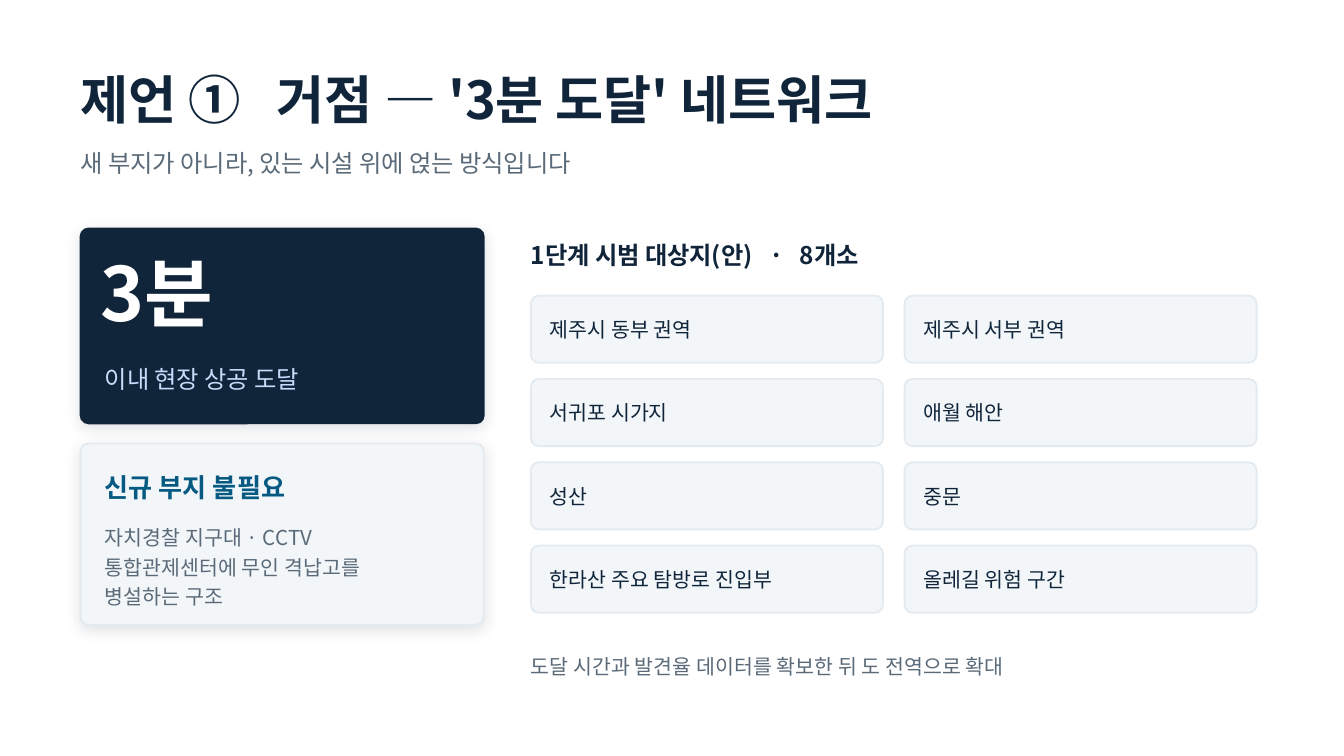
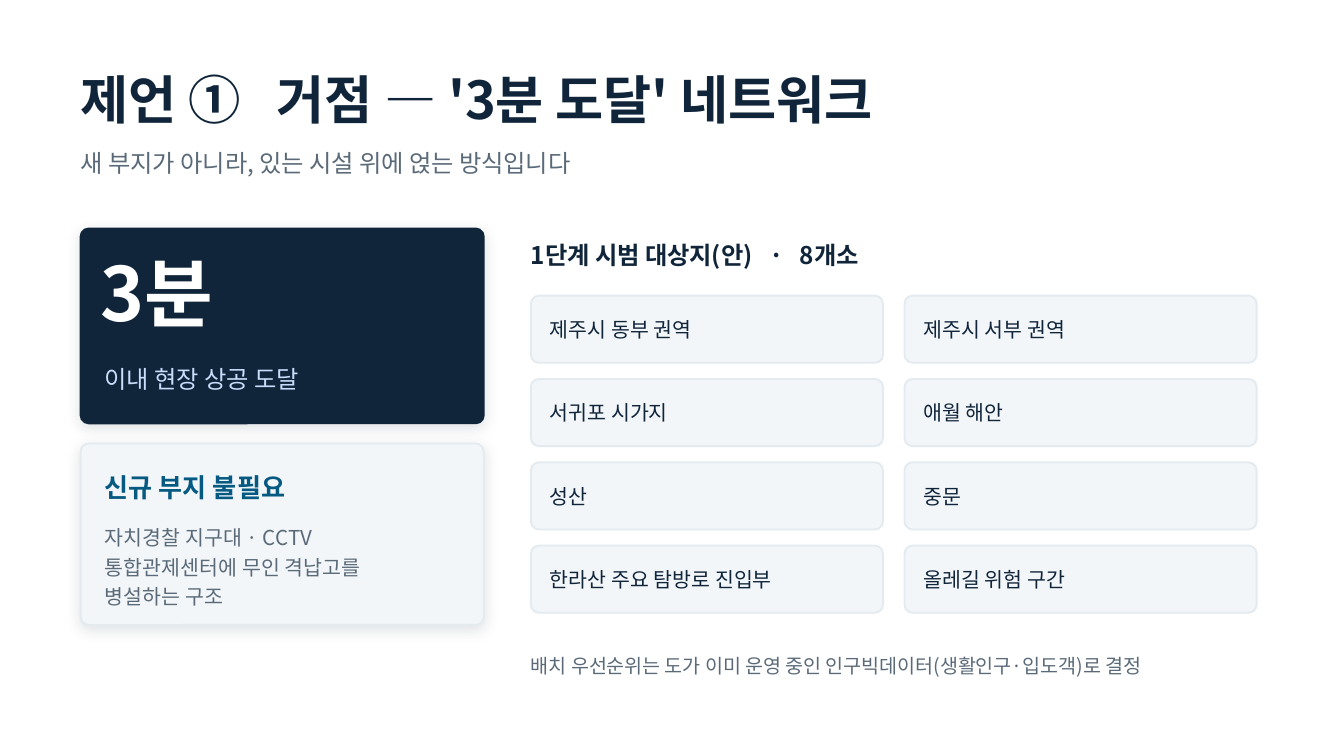
Before and after one commit to one497/Hank, a slide deck: slide 9 of docs/jeju-safety/제주드론치안_발제초안.pptx (slide 8 before the commit). Drawn at 1344x756 pixels with LibreOffice and Linux fonts; fonts in the diff are those of the drawing. Boxes give left, top, right and bottom in pixels: in the first picture for what was removed or moved away, otherwise in the second. Text is boxed around its words. In the diff, an @@ line names an element or a change of style, - is before the commit and + after.

```diff
--- a/docs/jeju-safety/제주드론치안_발제초안.pptx
+++ b/docs/jeju-safety/제주드론치안_발제초안.pptx
@@ text at (531, 656, 1141, 677): text changed; size 11 to 10.5 pt @@
-도달 시간과 발견율 데이터를 확보한 뒤 도 전역으로 확대
+배치 우선순위는 도가 이미 운영 중인 인구빅데이터(생활인구·입도객)로 결정
```
Also in this commit, not shown: 6 other slides changed, 4 slides added, 3 slides removed, 9 other files.
